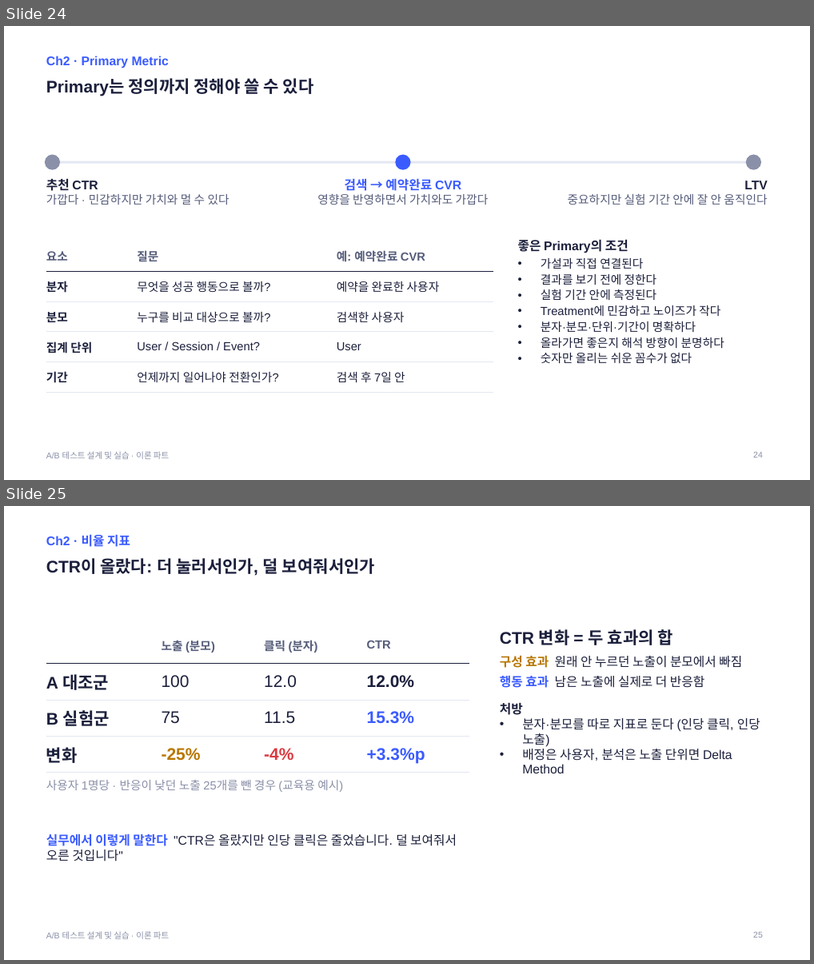
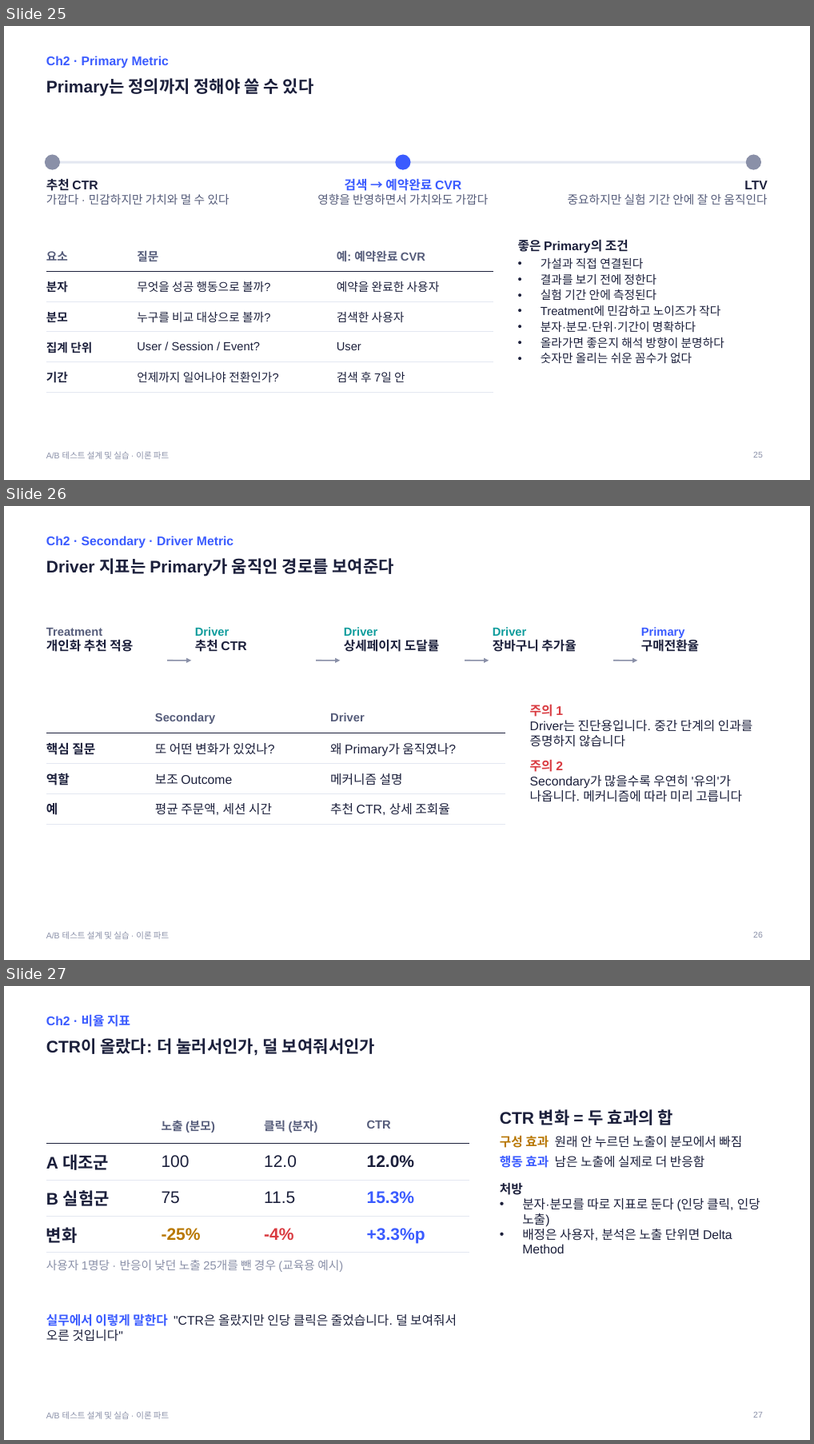
Before and after one commit to kkamret/quickmart-lab-rats, a slide deck: docs/lecture/ab-testing-theory.pptx. Shown one above the other, each under a label of ours: slides 24 and 25 before the commit, slides 25, 26 and 27 after it. The pictures are 814x964 and 814x1444 pixels, drawn with LibreOffice and Linux fonts; fonts in the diff are those of the drawing. Boxes give left, top, right and bottom in pixels: in the first picture for what was removed or moved away, otherwise in the second. Text is boxed around its words. In the diff, an @@ line names an element or a change of style, - is before the commit and + after.

Commit message:
docs: 이론 PPT에 위키 내용 전체 반영
- 시간 때문에 뺐던 NSM vs OEC, Secondary vs Driver 슬라이드 복원
- 세션 단위, 팀별 OEC와 토스 사례, 애자일·린 스타트업 슬라이드 추가
- 가이드 덱 제작 기록 갱신

Refs #10

```diff
--- a/docs/lecture/ab-testing-theory.pptx
+++ b/docs/lecture/ab-testing-theory.pptx
@@ slide 26 added at (x1=4, y1=506, x2=810, y2=960), background #FFFFFF; not listed: 1 template element that a slide beside it also shows @@
@@ text added at (x1=46, y1=536, x2=234, y2=548), 15 pt, text #3A5BFF, bold @@
+Ch2 · Secondary · Driver Metric
@@ title added at (x1=46, y1=558, x2=394, y2=576), 20 pt, text #1B1F3B, bold @@
+Driver 지표는 Primary가 움직인 경로를 보여준다
@@ text added at (x1=46, y1=628, x2=133, y2=652), 14 pt, text #555C7A, bold @@
+Treatment
+개인화 추천 적용
@@ text added at (x1=195, y1=627, x2=246, y2=652), 14 pt, text #0E9C9C, bold @@
+Driver
+추천 CTR
@@ text added at (x1=344, y1=627, x2=439, y2=652), 15 pt, text #1B1F3B, bold @@
+Driver
+상세페이지 도달률
@@ text added at (x1=493, y1=627, x2=576, y2=652), 15 pt, text #1B1F3B, bold @@
+Driver
+장바구니 추가율
@@ text added at (x1=642, y1=627, x2=699, y2=652), 14 pt, text #3A5BFF, bold @@
+Primary
+구매전환율
@@ arrow added from (167, 660) to (191, 660), #8A90A8 1.5 pt @@
@@ arrow added from (316, 660) to (340, 660), #8A90A8 1.5 pt @@
@@ arrow added from (465, 660) to (489, 660), #8A90A8 1.5 pt @@
@@ arrow added from (614, 660) to (638, 660), #8A90A8 1.5 pt @@
@@ table added at (x1=46, y1=703, x2=506, y2=818), 4 rows, 3 columns @@
+ | Secondary | Driver
+핵심 질문 | 또 어떤 변화가 있었나? | 왜 Primary가 움직였나?
+역할 | 보조 Outcome | 메커니즘 설명
+예 | 평균 주문액, 세션 시간 | 추천 CTR, 상세 조회율
@@ text added at (x1=530, y1=704, x2=753, y2=802), 15 pt, text #1B1F3B @@
+주의 1
+Driver는 진단용입니다. 중간 단계의 인과를 증명하지 않습니다
+주의 2
+Secondary가 많을수록 우연히 '유의'가 나옵니다. 메커니즘에 따라 미리 고릅니다
@@ page number added at (x1=754, y1=932, x2=763, y2=937), 10 pt, text #8A90A8 @@
+26
@@ what was slide 24 is now slide 25 @@
@@ page number at (x1=754, y1=452, x2=763, y2=457): text changed @@
-24
+25
@@ what was slide 25 is now slide 27 @@
@@ page number at (x1=754, y1=1412, x2=763, y2=1417): text changed @@
-25
+27
```
Also in this commit, not shown: 6 slides changed, 4 other slides added, 1 other file.
